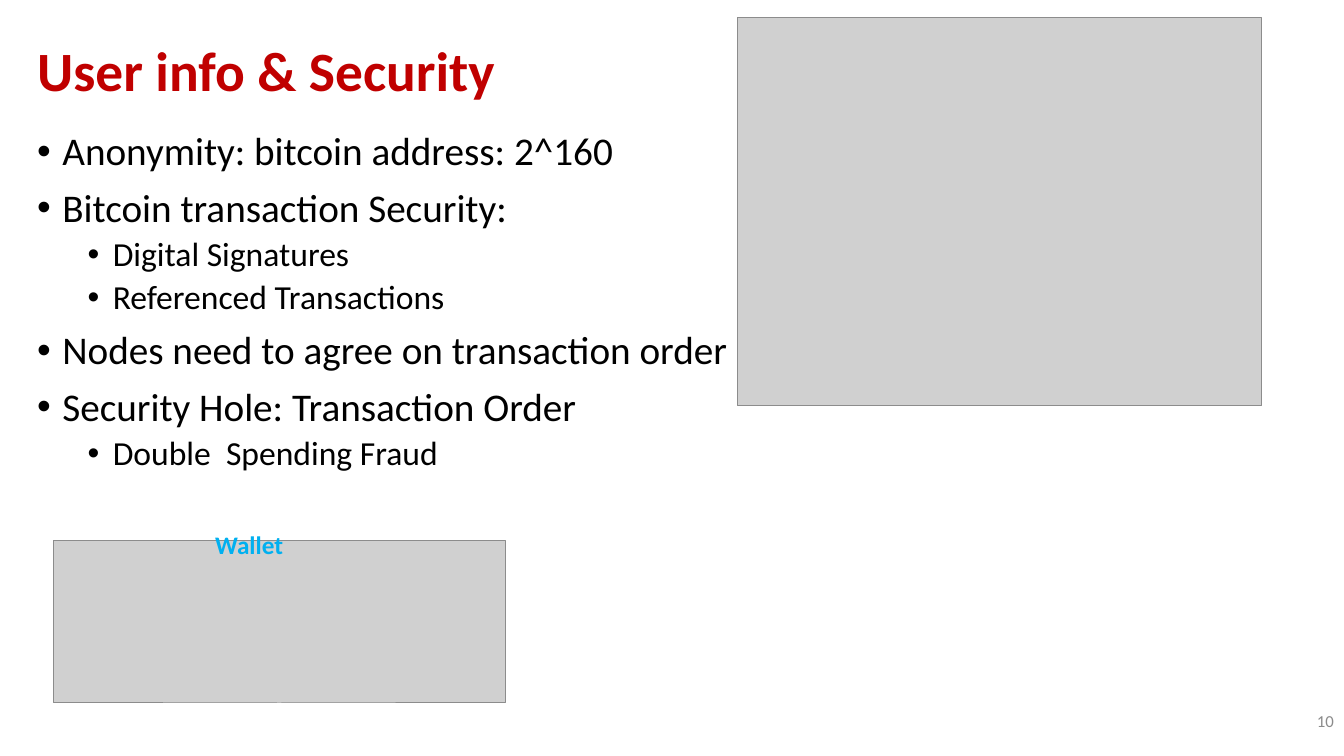
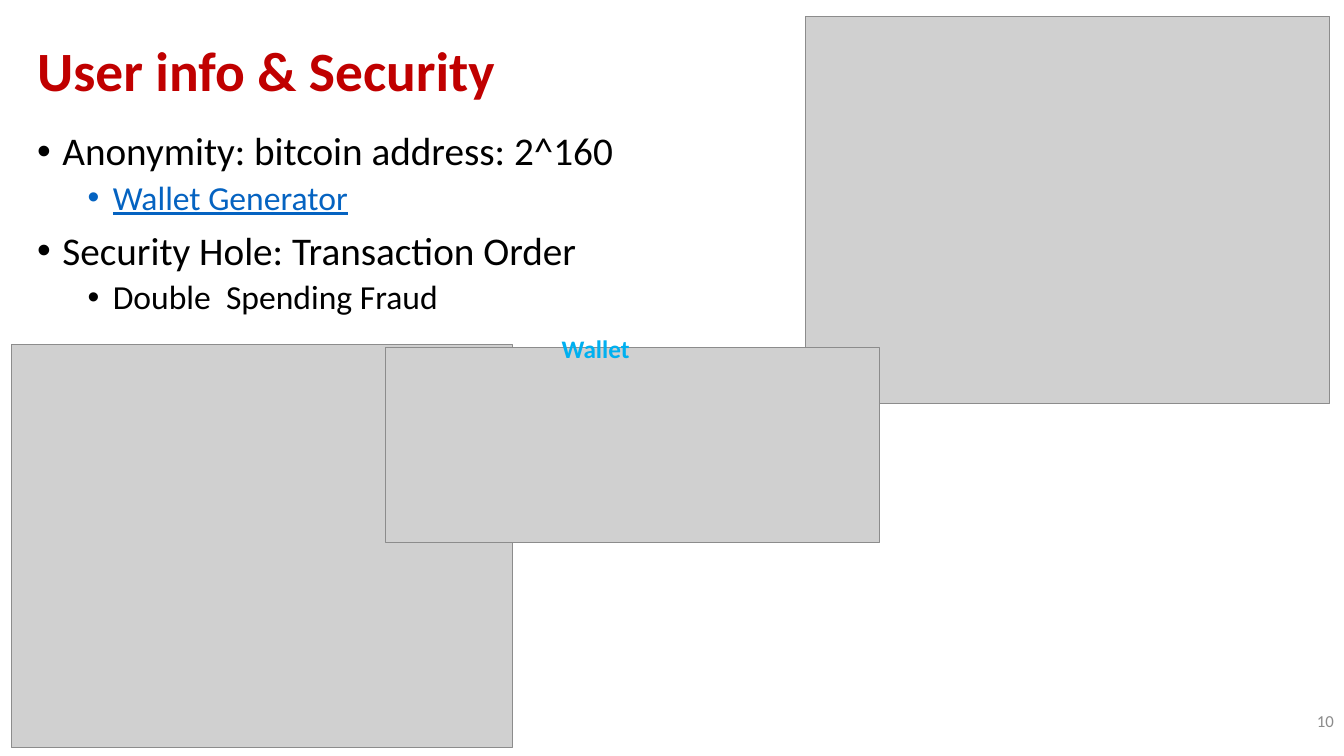
Before and after one commit to andyplusplus/blockchain, a slide deck: slide 10 of how_bitcoin_works/How_03_Transactions.pptx. Drawn at 1344x756 pixels with LibreOffice and Linux fonts; fonts in the diff are those of the drawing; grey boxes stand for pictures; background and template pictures are left out. Boxes give left, top, right and bottom in pixels: in the first picture for what was removed or moved away, otherwise in the second. Text is boxed around its words. In the diff, an @@ line names an element or a change of style, - is before the commit and + after.

```diff
--- a/how_bitcoin_works/How_03_Transactions.pptx
+++ b/how_bitcoin_works/How_03_Transactions.pptx
@@ picture: place and size @@
-picture at (737, 18, 1261, 406)
+picture at (806, 16, 1330, 404)
@@ text at (113, 186, 347, 215): text changed; size 28 to 24 pt; text colour #000000 to #0563C1 @@
-• Bitcoin transaction Security:
-  • Digital Signatures
-  • Referenced Transactions
-• Nodes need to agree on transaction order
+  • Wallet Generator
@@ text "Wallet": place and size @@
-text "Wallet" at (215, 533, 283, 554)
+text "Wallet" at (562, 337, 630, 358)
@@ picture added at (11, 344, 512, 747) @@
@@ picture: place and size @@
-picture at (53, 540, 505, 704)
+picture at (385, 348, 880, 543)
```
Also in this commit, not shown: 3 other slides changed, 10 other files.
